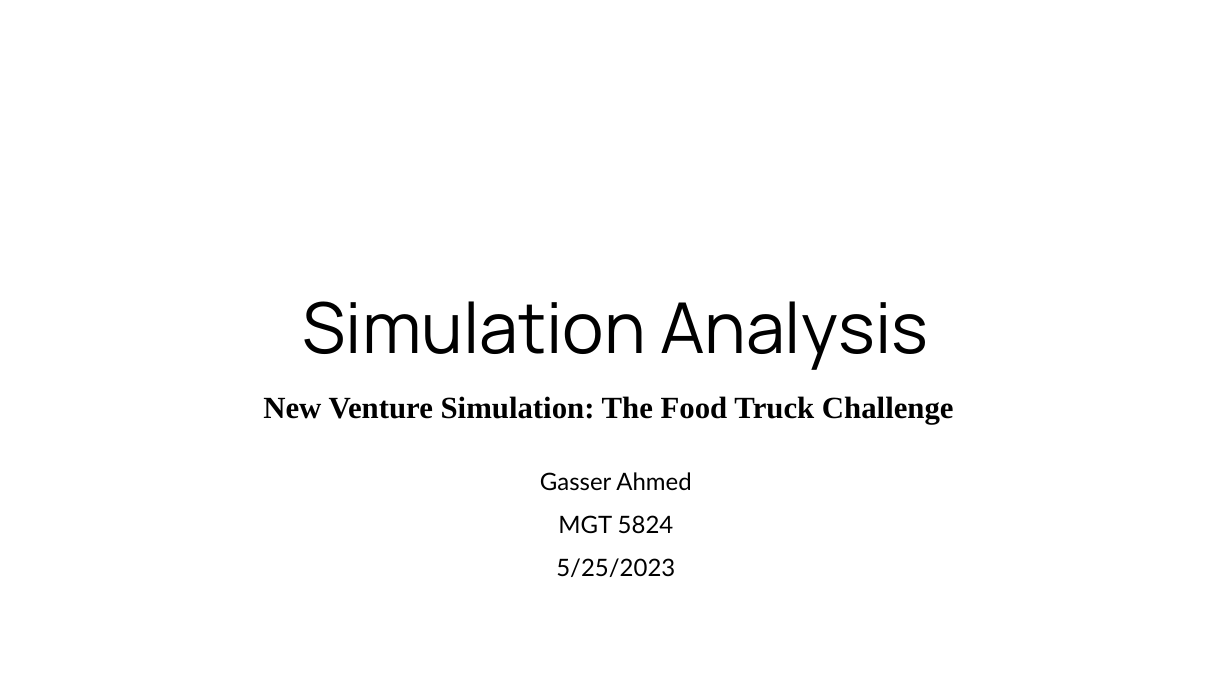
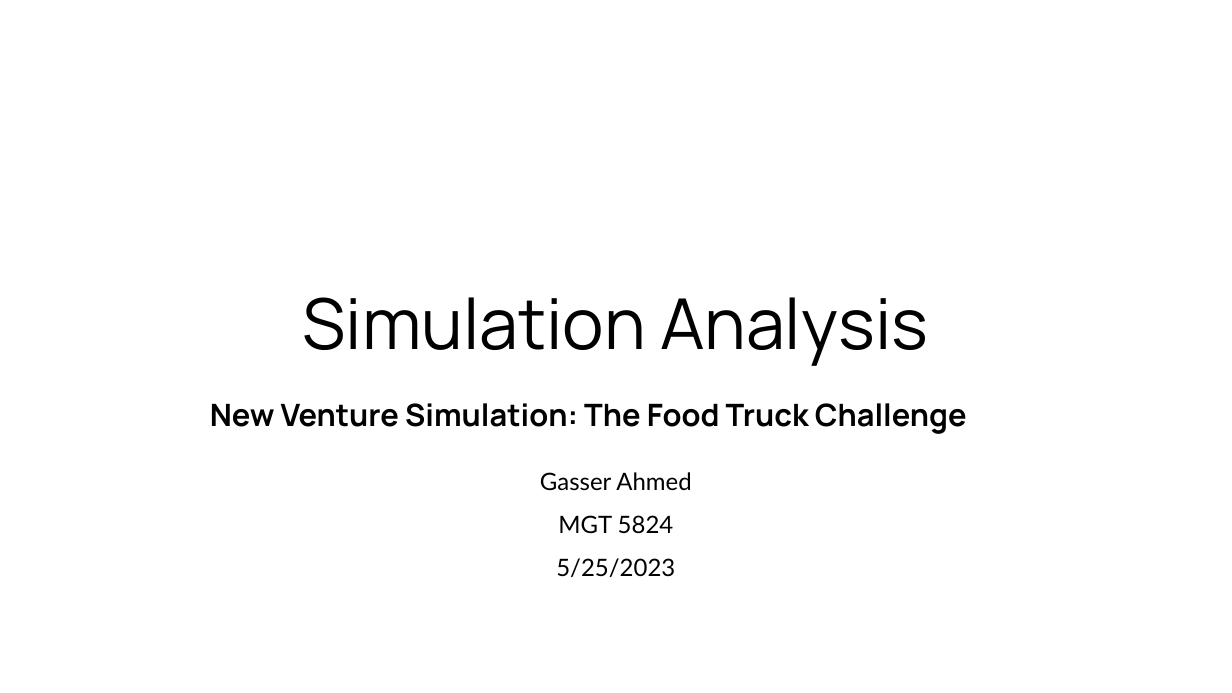
Before and after one commit to gasserahmed/VT-MIT, a slide deck: slide 1 of MGT5824-Tech-based Entrepreneurship/Simulations/Simulation Analysis/gasser18-simulation_analysis.pptx. Drawn at 1232x693 pixels with LibreOffice and Linux fonts; fonts in the diff are those of the drawing. Boxes give left, top, right and bottom in pixels: in the first picture for what was removed or moved away, otherwise in the second. Text is boxed around its words. In the diff, an @@ line names an element or a change of style, - is before the commit and + after.

Commit message:
Finished simulation analysis

```diff
--- a/MGT5824-Tech-based Entrepreneurship/Simulations/Simulation Analysis/gasser18-simulation_analysis.pptx
+++ b/MGT5824-Tech-based Entrepreneurship/Simulations/Simulation Analysis/gasser18-simulation_analysis.pptx
@@ title "Simulation Analysis": place and size @@
-title "Simulation Analysis" at bbox=[303, 301, 928, 370]
+title "Simulation Analysis" at bbox=[303, 297, 928, 366]
@@ text "New Venture Simulation: The Food ...": place and size @@
-text "New Venture Simulation: The Food ..." at bbox=[263, 396, 954, 425]
+text "New Venture Simulation: The Food ..." at bbox=[210, 403, 967, 434]
@@ text "New Venture Simulation: The Food ..." at bbox=[210, 403, 967, 434]: font Times New Roman to Manrope @@
```
Also in this commit, not shown: 3 other slides changed, 2 slides added, 2 slides removed.
